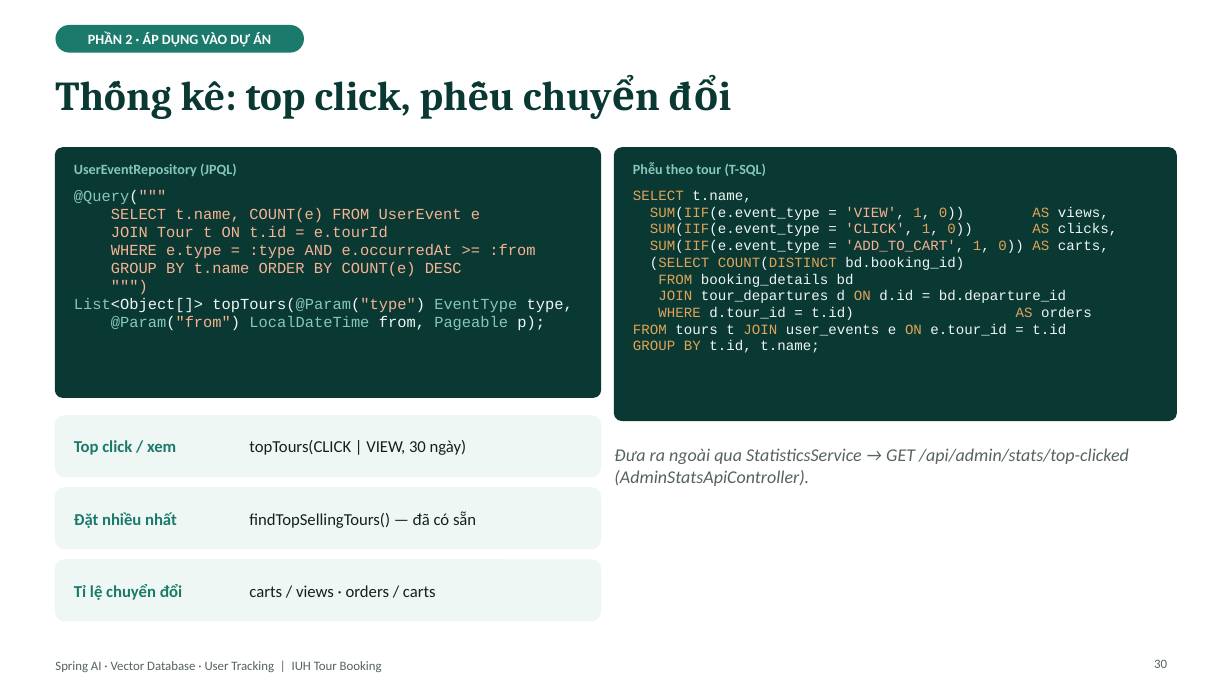
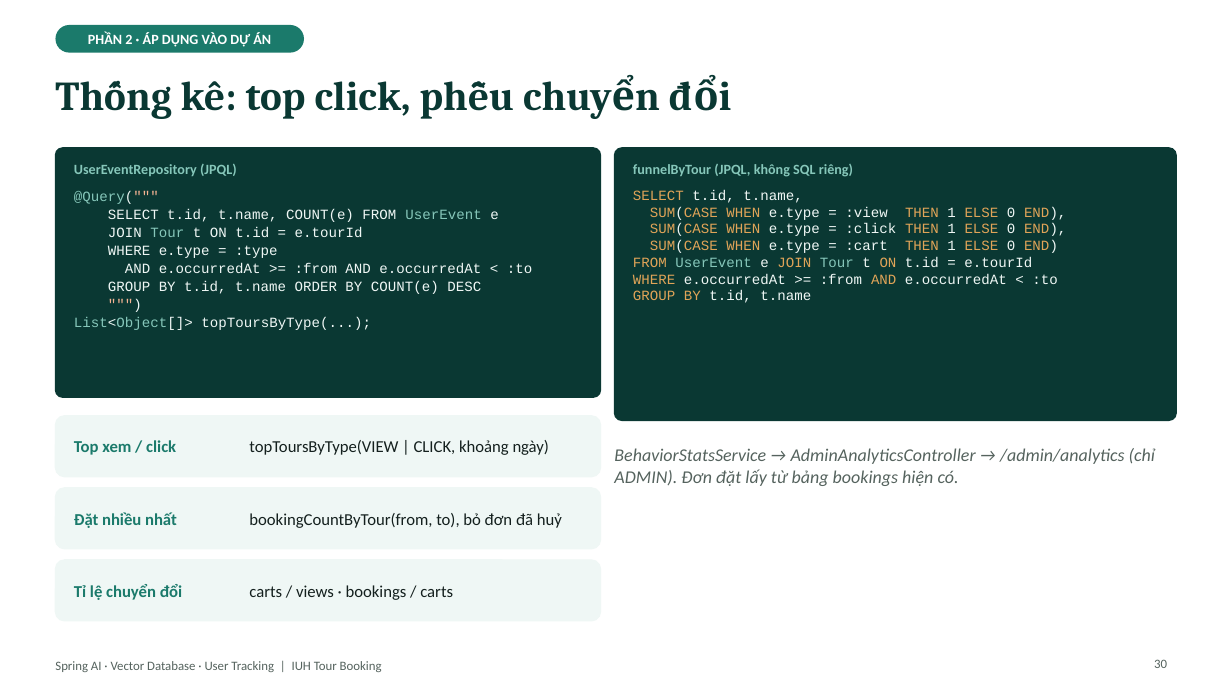
Before and after one commit to kanele05/project_www, a slide deck: slide 30 of docs/presentation/SpringAI_VectorDB_UserTracking.pptx. Drawn at 1232x693 pixels with LibreOffice and Linux fonts; fonts in the diff are those of the drawing. Boxes give left, top, right and bottom in pixels: in the first picture for what was removed or moved away, otherwise in the second. Text is boxed around its words. In the diff, an @@ line names an element or a change of style, - is before the commit and + after.

```diff
--- a/docs/presentation/SpringAI_VectorDB_UserTracking.pptx
+++ b/docs/presentation/SpringAI_VectorDB_UserTracking.pptx
@@ text at [633,164,853,177]: text changed @@
-Phễu theo tour (T-SQL)
+funnelByTour (JPQL, không SQL riêng)
@@ text at [74,191,363,237]: size 12 to 11 pt in "@Query("""", "JOIN Tour t ON t.id = e.tourId", """")"; text colour #F4B393 to #EFF7F5 in "JOIN t ON t.id = e.tourId", """")"; text colour #F4B393 to #86C7BA in "Tour" @@
@@ text at [108,209,498,222]: text changed; size 12 to 11 pt; text colour #F4B393 to #EFF7F5 @@
-SELECT t.name, COUNT(e) FROM UserEvent e
+SELECT t.id, t.name, COUNT(e) FROM UserEvent e
@@ text at [633,190,1066,303]: text changed @@
-SELECT t.name,
-SUM(IIF(e.event_type = 'VIEW', 1, 0)) AS views,
-SUM(IIF(e.event_type = 'CLICK', 1, 0)) AS clicks,
-SUM(IIF(e.event_type = 'ADD_TO_CART', 1, 0)) AS carts,
-(SELECT COUNT(DISTINCT bd.booking_id)
-FROM booking_details bd
-JOIN tour_departures d ON d.id = bd.departure_id
-WHERE d.tour_id = t.id) AS orders
-FROM tours t JOIN user_events e ON e.tour_id = t.id
-GROUP BY t.id, t.name;
+SELECT t.id, t.name,
+SUM(CASE WHEN e.type = :view THEN 1 ELSE 0 END),
+SUM(CASE WHEN e.type = :click THEN 1 ELSE 0 END),
+SUM(CASE WHEN e.type = :cart THEN 1 ELSE 0 END)
+FROM UserEvent e JOIN Tour t ON t.id = e.tourId
+WHERE e.occurredAt >= :from AND e.occurredAt < :to
+GROUP BY t.id, t.name
@@ text at [108,245,532,294]: text changed; size 12 to 11 pt; text colour #F4B393 to #EFF7F5 @@
-WHERE e.type = :type AND e.occurredAt >= :from
-GROUP BY t.name ORDER BY COUNT(e) DESC
+WHERE e.type = :type
+AND e.occurredAt >= :from AND e.occurredAt < :to
+GROUP BY t.id, t.name ORDER BY COUNT(e) DESC
@@ text at [74,317,371,330]: text changed; size 12 to 11 pt; text colour #86C7BA to #EFF7F5 @@
-List<Object[]> topTours(@Param("type") EventType type,
-@Param("from") LocalDateTime from, Pageable p);
+List<Object[]> topToursByType(...);
@@ text at [74,440,176,455]: text changed @@
-Top click / xem
+Top xem / click
@@ text at [249,440,550,455]: text changed @@
-topTours(CLICK | VIEW, 30 ngày)
+topToursByType(VIEW | CLICK, khoảng ngày)
@@ text at [614,448,1155,486]: text changed @@
-Đưa ra ngoài qua StatisticsService → GET /api/admin/stats/top-clicked (AdminStatsApiController).
+BehaviorStatsService → AdminAnalyticsController → /admin/analytics (chỉ ADMIN). Đơn đặt lấy từ bảng bookings hiện có.
@@ text at [249,513,562,528]: text changed @@
-findTopSellingTours() — đã có sẵn
+bookingCountByTour(from, to), bỏ đơn đã huỷ
@@ text at [249,585,453,600]: text changed @@
-carts / views · orders / carts
+carts / views · bookings / carts
```
Also in this commit, not shown: 20 other slides changed, 3 other files.
